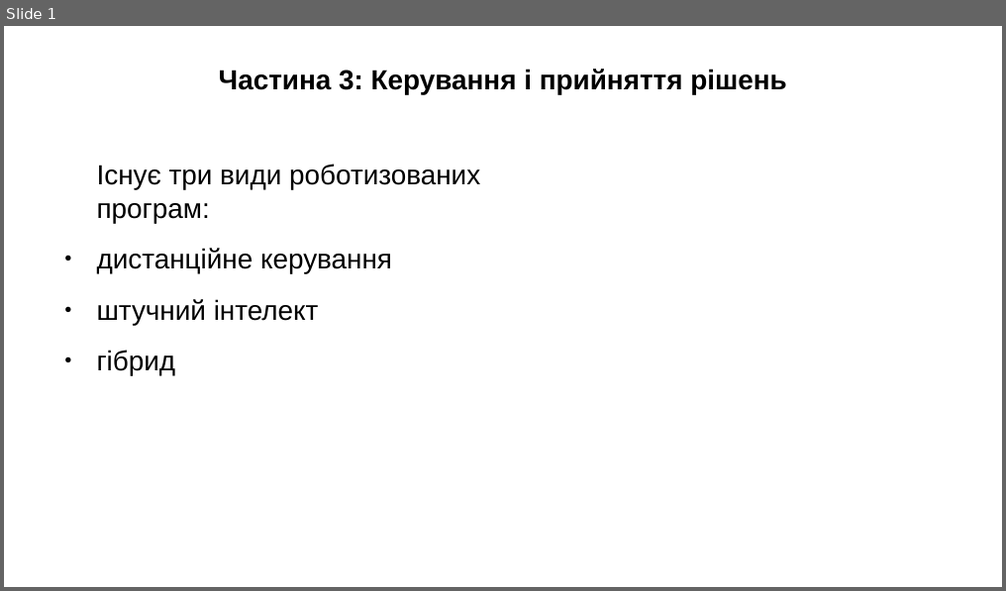
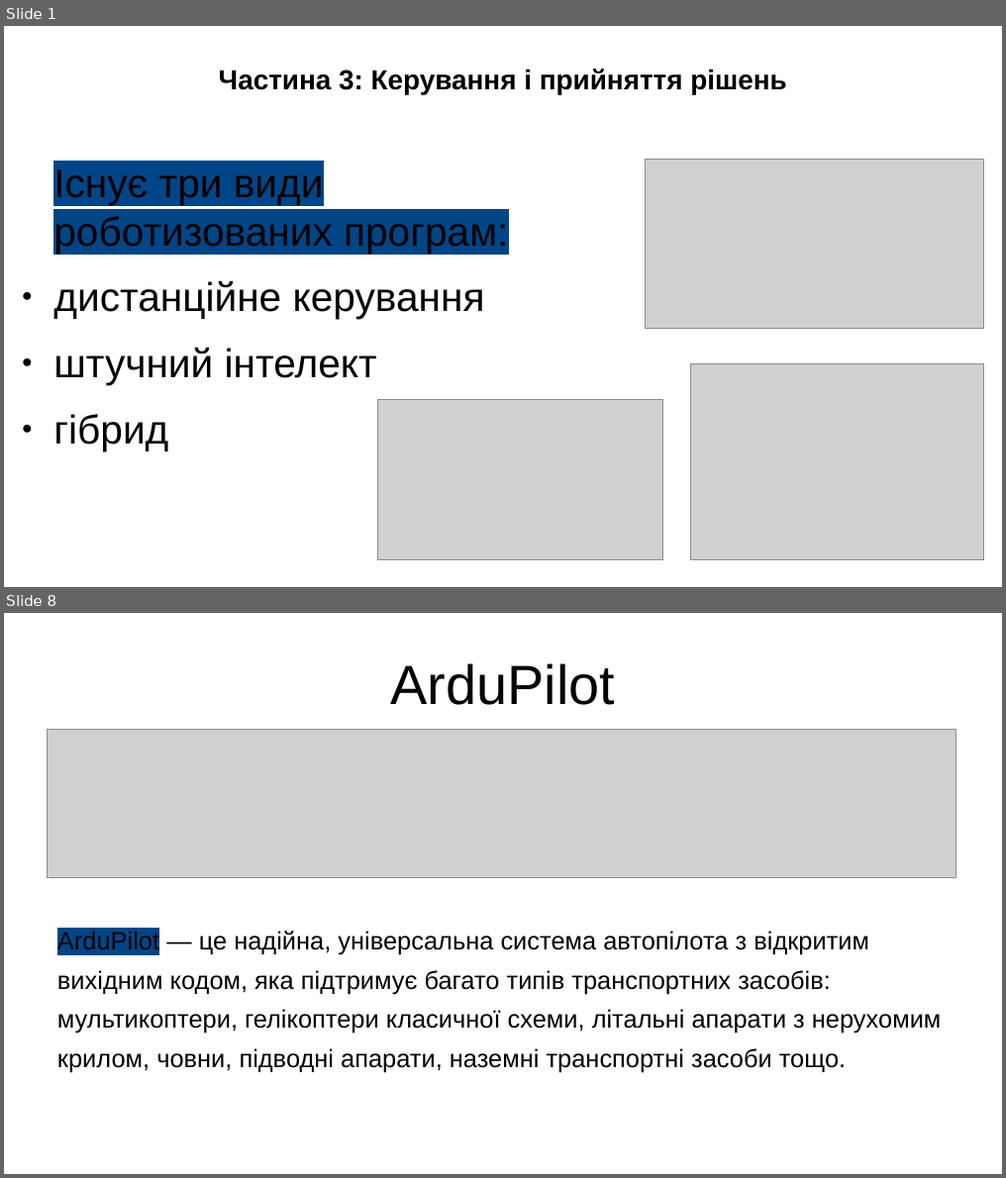
Before and after one commit to viacheslav-davydenko-26-kse/kse-cs101-group-presentation, a slide deck: blocks/03_viacheslav/assets/slides.odp. Shown one above the other, each under a label of ours: slide 1 before the commit, slides 1 and 8 after it; the slides between them are not shown. The pictures are 1006x591 and 1006x1178 pixels, drawn with LibreOffice and Linux fonts; fonts in the diff are those of the drawing; grey boxes stand for pictures. Boxes give left, top, right and bottom in pixels: in the first picture for what was removed or moved away, otherwise in the second. Text is boxed around its words. In the diff, an @@ line names an element or a change of style, - is before the commit and + after.

```diff
--- a/blocks/03_viacheslav/assets/slides.odp
+++ b/blocks/03_viacheslav/assets/slides.odp
@@ slide 8 added at (x1=4, y1=613, x2=1002, y2=1174), background #FFFFFF @@
@@ title added at (x1=390, y1=663, x2=615, y2=705), 44 pt, text #000000 @@
+ArduPilot
@@ picture added at (x1=47, y1=729, x2=955, y2=877) @@
@@ text added at (x1=57, y1=931, x2=942, y2=1072), 20 pt, text #000000 @@
+ArduPilot — це надійна, універсальна система автопілота з відкритим вихідним кодом, яка підтримує багато типів транспортних засобів: мультикоптери, гелікоптери класичної схеми, літальні апарати з нерухомим крилом, човни, підводні апарати, наземні транспортні засоби тощо.
@@ slide 1 changed as well @@
@@ text "Існує три види роботизованих програм:" moved from (x1=97, y1=164, x2=480, y2=375) to (x1=54, y1=170, x2=508, y2=452) @@
@@ text "Існує три види роботизованих програм:" at (x1=54, y1=170, x2=508, y2=452): size 22 to 32 pt; highlight none to #004586 in "Існує три види роботизованих програм:" @@
@@ picture added at (x1=647, y1=160, x2=985, y2=329) @@
@@ picture added at (x1=690, y1=365, x2=985, y2=562) @@
@@ picture added at (x1=377, y1=400, x2=663, y2=561) @@
```
Also in this commit, not shown: 9 other slides added, 5 other files.
